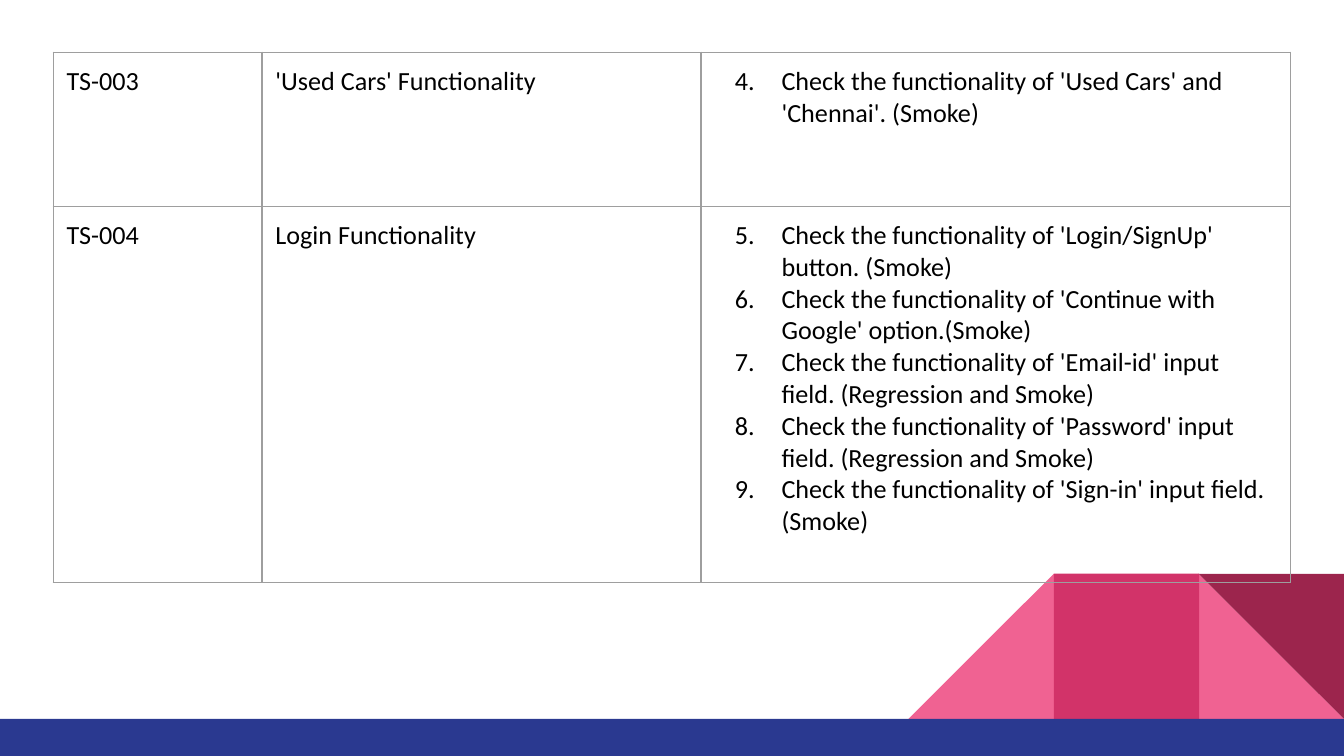
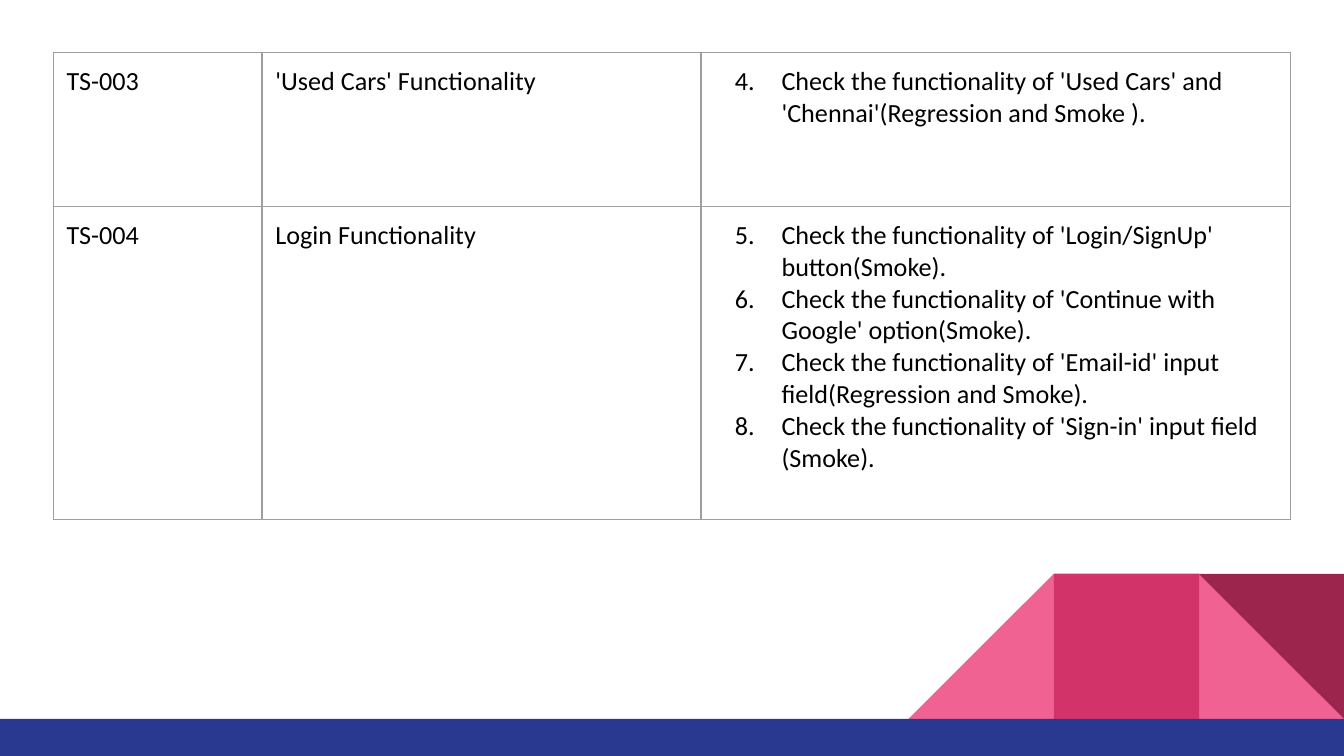
Before and after one commit to pra11chit/Team6_IdentifyNewBikes_Hackathon, a slide deck: slide 6 of Team6_Identify_New_Bikes/Presentation/HACKATHON.pptx. Drawn at 1344x756 pixels with LibreOffice and Linux fonts; fonts in the diff are those of the drawing. Boxes give left, top, right and bottom in pixels: in the first picture for what was removed or moved away, otherwise in the second. Text is boxed around its words. In the diff, an @@ line names an element or a change of style, - is before the commit and + after.

```diff
--- a/Team6_Identify_New_Bikes/Presentation/HACKATHON.pptx
+++ b/Team6_Identify_New_Bikes/Presentation/HACKATHON.pptx
@@ table at [54, 52, 1292, 493] @@
-row 1, column 3: Check the functionality of 'Used Cars' and 'Chennai'. (Smoke)
+row 1, column 3: Check the functionality of 'Used Cars' and 'Chennai'(Regression and Smoke ).
-row 2, column 3: Check the functionality of 'Login/SignUp' button. (Smoke) / Check the functionality of 'Continue with Google' option.(Smoke) / Check the functionality of 'Email-id' input field. (Regression and Smoke) / Check the functionality of 'Password' input field. (Regression and Smoke) / Check the functionality of 'Sign-in' input field. (Smoke)
+row 2, column 3: Check the functionality of 'Login/SignUp' button(Smoke). / Check the functionality of 'Continue with Google' option(Smoke). / Check the functionality of 'Email-id' input field(Regression and Smoke). / Check the functionality of 'Sign-in' input field (Smoke).
```
Also in this commit, not shown: 3 other slides changed, 4 slides added, 3 slides removed, 23 other files.
